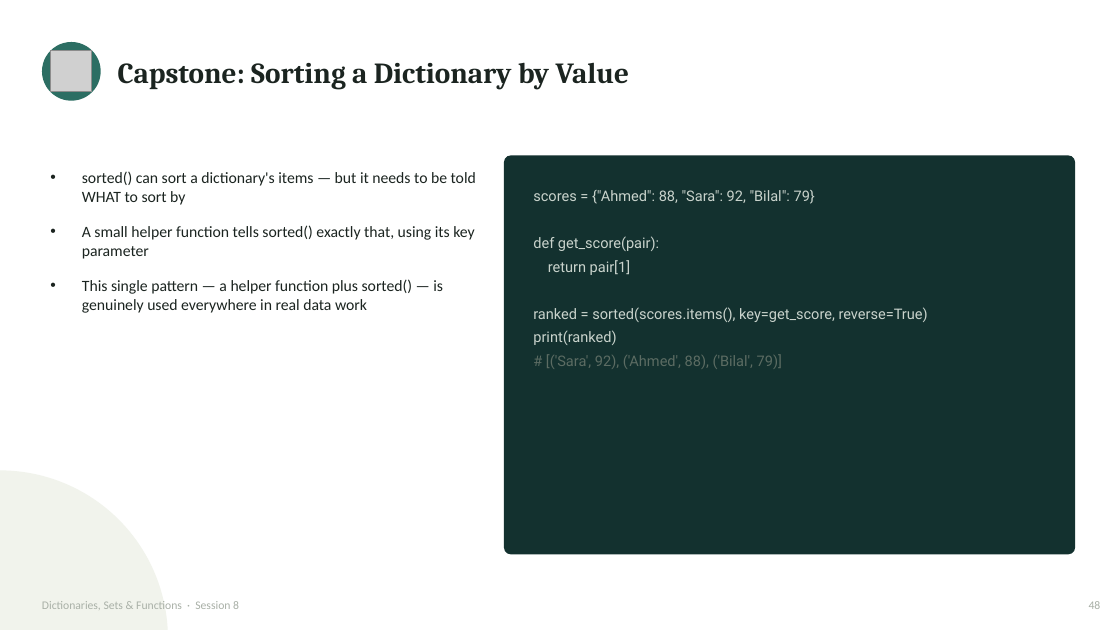
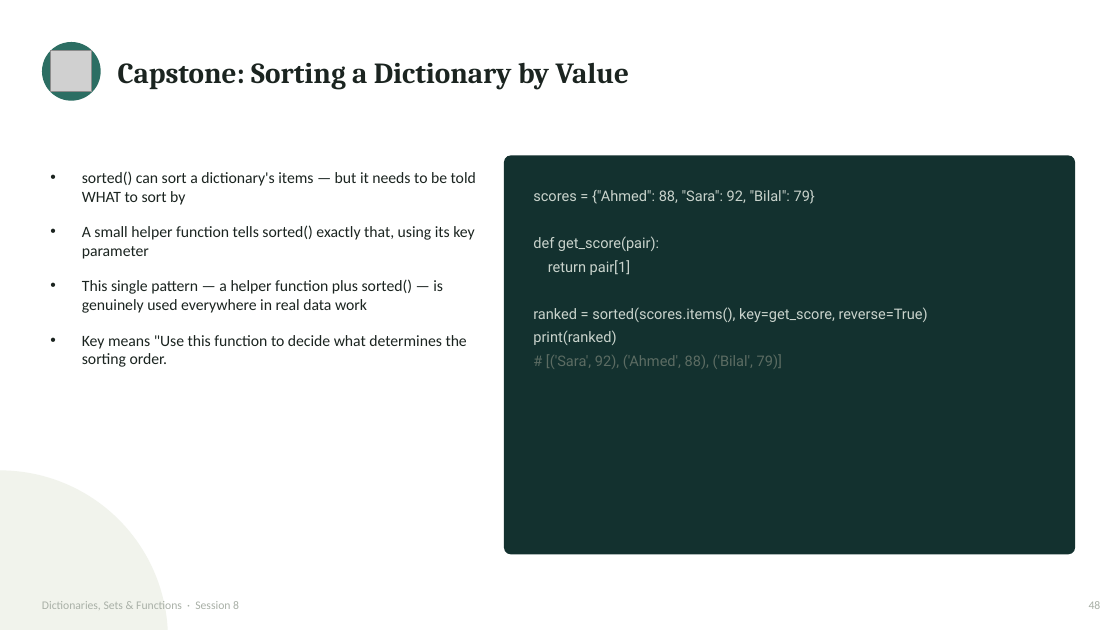
Before and after one commit to waseem-development/ai-ml-course, a slide deck: slide 49 of slides/1_python_slides/7_dicts_sets_functions.pptx (slide 48 before the commit). Drawn at 1120x630 pixels with LibreOffice and Linux fonts; fonts in the diff are those of the drawing; grey boxes stand for pictures. Boxes give left, top, right and bottom in pixels: in the first picture for what was removed or moved away, otherwise in the second. Text is boxed around its words. In the diff, an @@ line names an element or a change of style, - is before the commit and + after.

```diff
--- a/slides/1_python_slides/7_dicts_sets_functions.pptx
+++ b/slides/1_python_slides/7_dicts_sets_functions.pptx
@@ text at bbox=[82, 335, 467, 367]: paragraph added @@
+• Key means "Use this function to decide what determines the sorting order.
```
Also in this commit, not shown: 3 other slides changed, 1 slide added, 1 other file.
